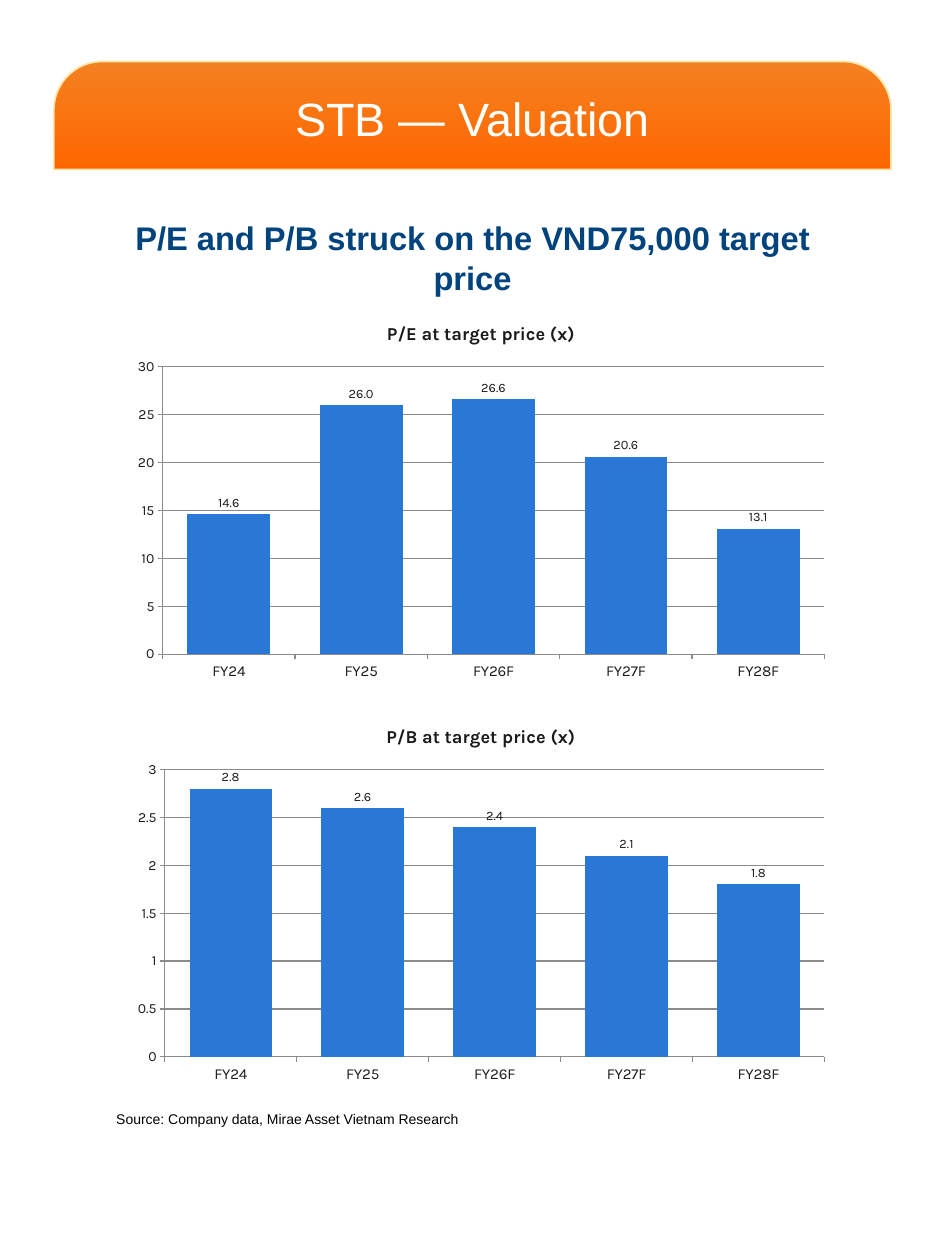
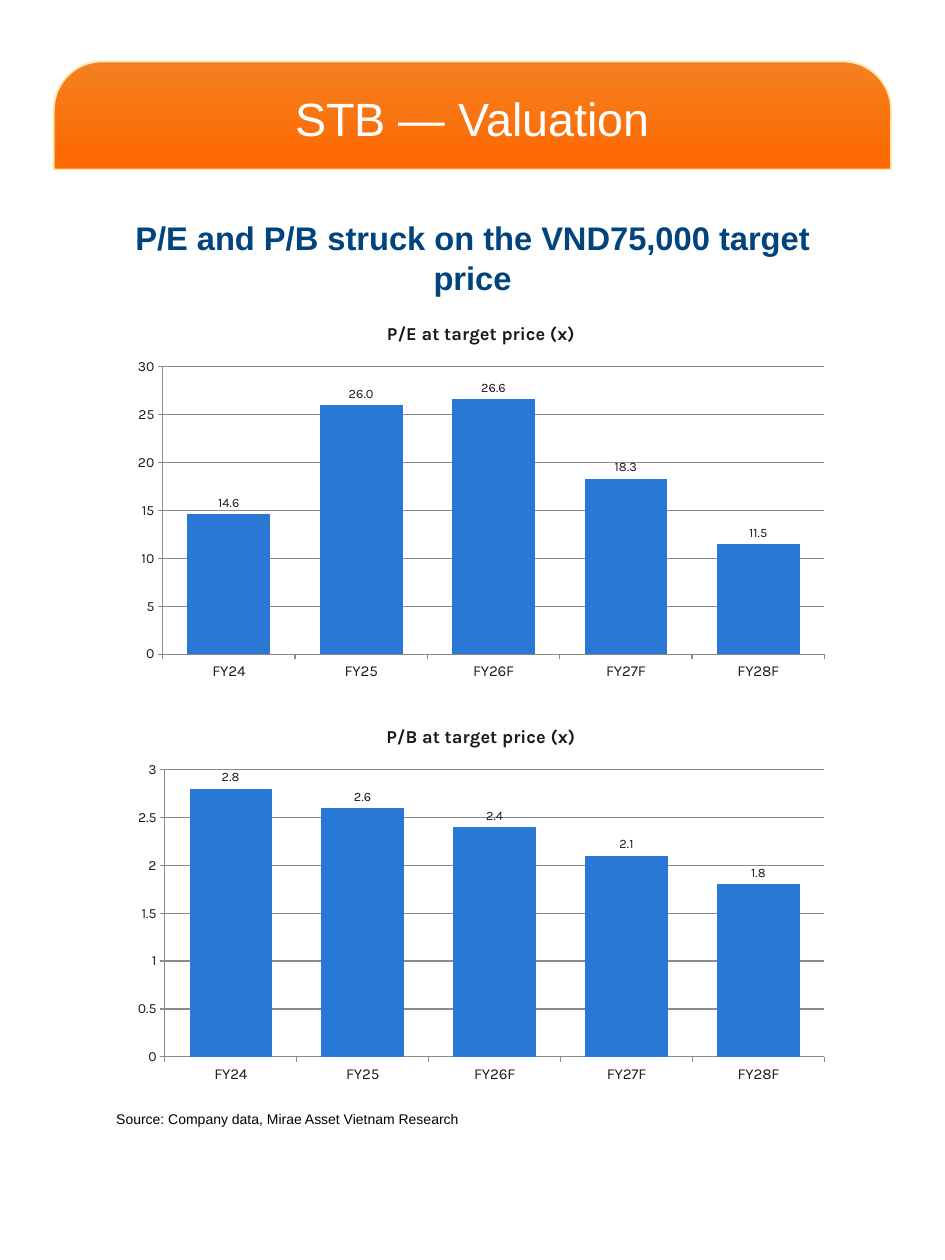
Before and after one commit to datquanton/verbose-guide, a slide deck: slide 4 of MASVN_Mobile_Report_STB_FPT_2Q26_EN_VN.pptx. Drawn at 945x1260 pixels with LibreOffice and Linux fonts; fonts in the diff are those of the drawing; background and template pictures are left out. Boxes give left, top, right and bottom in pixels: in the first picture for what was removed or moved away, otherwise in the second. Text is boxed around its words. In the diff, an @@ line names an element or a change of style, - is before the commit and + after.

```diff
--- a/MASVN_Mobile_Report_STB_FPT_2Q26_EN_VN.pptx
+++ b/MASVN_Mobile_Report_STB_FPT_2Q26_EN_VN.pptx
@@ column chart at [123,307,838,687] @@
@@ P/E at target price (x), FY27F: 20.6 to 18.3 @@
@@ P/E at target price (x), FY28F: 13.1 to 11.5 @@
```
Also in this commit, not shown: 7 other slides changed, 11 other files.
